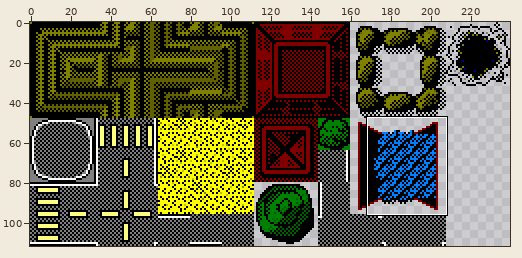
File history of a sprite sheet, shooter/assets/images/tileset.png. The first picture is a wide view before the edit; the outline marks the close-up.
Close-up. Old version:
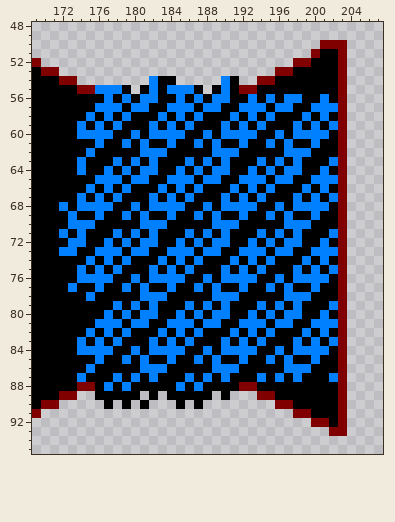
The file is 240x112 pixels. Shown: x 169..207, y 48..95.
And afterwards:
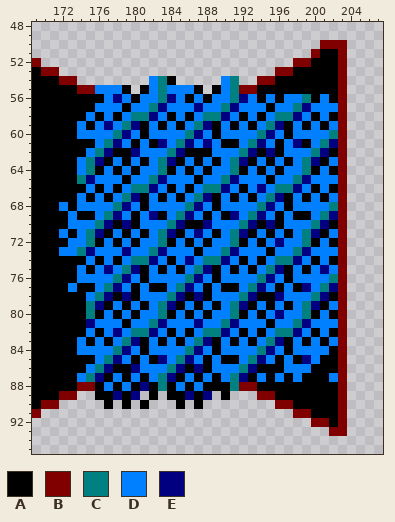
Palette (. is transparent): A #000000  B #800000  C #008080  D #0080ff  E #000080
The edit:
@@ x 169..207 @@
 53 ABB........................BBAAAAAB....
-54 AAABB........DAA.....DA..BBAAAAAAAB....
-55 AAAAABBDDDA.ADADDDA.ADABBAAAAAAAAAB....
-56 AAAAAAAADADADDAADADADDAADADADDAADAB....
-57 AAAAAAADDDADDAADDDADDAADDDADDAADDDB....
-58 AAAAAADADADAAADADADAAADADADAAADADAB....
-59 AAAAADADADAAADADADAAADADADAAADADADB....
-60 AAAAADDDDAADADDDDAADADDDDAADADDDDAB....
-61 AAAAAAADAADADAADAADADAADAADADAADAAB....
-62 AAAAAADAAAAADDDAAAAADDDAAAAADDDAAAB....
-63 AAAAADAAADADADAAADADADAAADADADAAADB....
-64 AAAAADAADADADDAADADADDAADADADDAADAB....
-65 AAAAAAADDDADDAADDDADDAADDDADDAADDDB....
-66 AAAAAADADADAAADADADAAADADADAAADADAB....
-67 AAAAADADADAAADADADAAADADADAAADADADB....
-68 AAADADDDDAADADDDDAADADDDDAADADDDDAB....
-69 AAAADAADAADADAADAADADAADAADADAADAAB....
-70 AAAADDDAAAAADDDAAAAADDDAAAAADDDAAAB....
-71 AAADADAAADADADAAADADADAAADADADAAADB....
-72 AAAADDAADADADDAADADADDAADADADDAADAB....
-73 AAADDAADDDADDAADDDADDAADDDADDAADDDB....
-74 AAAAAADADADAAADADADAAADADADAAADADAB....
-75 AAAAADADADAAADADADAAADADADAAADADADB....
-76 AAAAADDDDAADADDDDAADADDDDAADADDDDAB....
-77 AAAADAADAADADAADAADADAADAADADAADAAB....
-78 AAAAAADAAAAADDDAAAAADDDAAAAADDDAAAB....
-79 AAAAAAAAADADADAAADADADAAADADADAAADB....
-80 AAAAAAAADADADDAADADADDAADADADDAADAB....
-81 AAAAAAADDDADDAADDDADDAADDDADDAADDDB....
-82 AAAAAADADADAAADADADAAADADADAAADADAB....
-83 AAAAADADADAAADADADAAADADADAAADADADB....
-84 AAAAADDDDAADADDDDAADADDDDAADADDDDAB....
-85 AAAAAAADAADADAADAADADAADAADADAADAAB....
-86 AAAAAADAAAAADDDAAAAADDDAAAAADDDAAAB....
-87 AAAAADAAADADADAAADADADAAADADADAAADB....
-88 AAAAABBADADAAAAADADAAAABBAAAAAAAAAB....
-89 AAABB..AAAAA.A.AAAAA.A...BBAAAAAAAB....
+54 AAABB........DCA.....DC..BBAAAAAAAB....
+55 AAAAABBDDDA.ADCDDDA.ADCBBAAAAAAAAAB....
+56 AAAAAAAADEDADDCEDADADDCEDADADDCADAB....
+57 AAAAAAADDDADDCEDDDEDDCEDDDADDCEDDDB....
+58 AAAAAADADADCCEDADADCCEDADADCCEDADAB....
+59 AAAAADADEDCEADADADCEADADADCEADADADB....
+60 AAAAADDDDCEDADDDDCEDADDDDCEDADDDDCB....
+61 AAAAAAADCEDADAEDCEDEDAADCEDADEADCEB....
+62 AAAAAADCEAAEDDDCEAAADDDCEAEADDDCEAB....
+63 AAAAADCEADADADCEADADADCEADADADCEADB....
+64 AAAAADCADADADDCADADADDCADADADDCADAB....
+65 AAAAACEDDDADDCEDDDADDCEDDDADDCEDDDB....
+66 AAAAAADADADCCEDADADCCEDADEDCCEDADAB....
+67 AAAAADADADCEADADADCEADADADCEADADADB....
+68 AAADADDDDCEDADDDDCEDADDDDCEDADDDDCB....
+69 AAAADAADCEDADEADCEDADAEDCEDADAADCEB....
+70 AAAADDDCEAEADDDCEAAEDDDCEAEADDDCEAB....
+71 AAADADCEADADADCEADEDADCEADADADCEADB....
+72 AAAADDCADADADDCADADADDCADADEDDCADAB....
+73 AAADDCEDDDEDDCEDDDADDCEDDDADDCEDDDB....
+74 AAAAAADADADCCEDADEDCCEDADADCCEDADAB....
+75 AAAAADADEDCEADADADCEADADADCEADADEDB....
+76 AAAAADDDDCEDADDDDCEDADDDDCEDADDDDCB....
+77 AAAADAADCEDADAADCEDADAADCEDADAEDCEB....
+78 AAAAAADCEAEADDDCEAEADDDCEAAEDDDCEAB....
+79 AAAAAACEADADADCEADADADCEADADADCEADB....
+80 AAAAAACADADADDCADADADDCADADEDDCADAB....
+81 AAAAAAEDDDADDCEDDDEDDCEDDDADDCEDDDB....
+82 AAAAAADADEDCCEDADADCCEDADADCCEDADAB....
+83 AAAAADADADCEADADADCEADADADCEADADADB....
+84 AAAAADDDDCEDADDDDCEDADDDDCEDADDDDAB....
+85 AAAAAAADCEDADAEDCEDADAADCEDADAEDAAB....
+86 AAAAAADCEAAEDDDCEAEADDDCEAAADDDAAAB....
+87 AAAAADCEADADADCEADADADCEADADADAAADB....
+88 AAAAABBADADAEACADADAAACBBAAAAAAAAAB....
+89 AAABB..AAEAE.A.AAEAE.A...BBAAAAAAAB....
 90 ABB.....A.A.A...A.A........BBAAAAAB....
Changed places in both close-ups, as pixel boxes (x1, y1, x2, y2):
changed: (77, 76, 338, 400)
